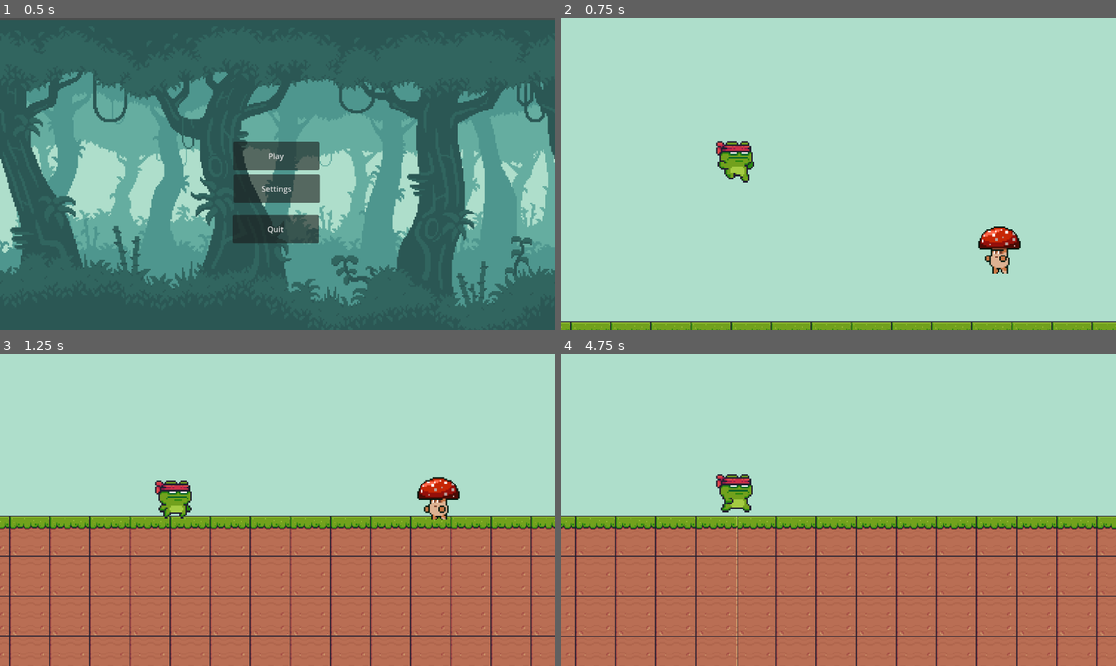
Above: before the commit, frames 1-4 (two rows, left to right).
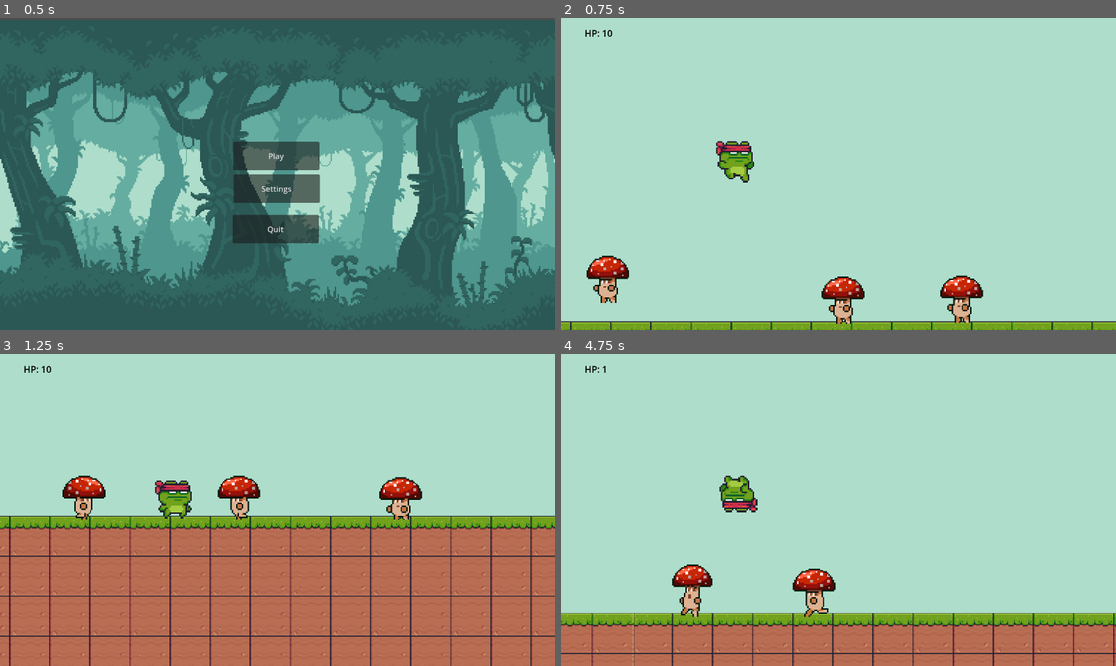
Above: after the commit, the same moments.

Repository: HassanAbdirahin/Frog-game
Game: Godot game, scene res://main.tscn
Same seed, same stepped clock (60 frames per second), same inputs: the game is played once before the commit and once after it.
Inputs:
- Up to frame 1 (0.5 s): no input
- Up to frame 2 (0.75 s): click "Play" at 0.5 s
- Up to frame 3 (1.25 s): no input
- Up to frame 4 (4.75 s): tap Enter (ui_accept) at 1.25, 1.52, 2.27, 3.77, 4.52 s; hold Right (ui_right) 1.28-2.78 s; hold Left (ui_left) 2.78-3.53 s; hold Right (ui_right) from 3.53 s (still down)

Frame 1 is identical in both runs. In frame 2, 3.0% of the frame differs, in the area x 4-83%, y 3-98%; in frame 3, 2.7%; in frame 4, 38%, in the area x 0-100%, y 3-100%.

Commit message:
added health and save & load

Diff:
--- /dev/null
+++ b/HP.gd
@@ -0,0 +1,11 @@
+extends Label
+
+
+# Called when the node enters the scene tree for the first time.
+func _ready():
+	pass # Replace with function body.
+
+
+# Called every frame. 'delta' is the elapsed time since the previous frame.
+func _process(delta):
+	text = "HP: " + str(get_node("../../Player/player").health)
--- a/Player/player.gd
+++ b/Player/player.gd
@@ -3,6 +3,7 @@
 
 const SPEED = 300.0
 const JUMP_VELOCITY = -400.0
+var health = 10;
 
 # Get the gravity from the project settings to be synced with RigidBody nodes.
 var gravity = ProjectSettings.get_setting("physics/2d/default_gravity")
@@ -39,5 +40,9 @@
 	if velocity.y > 0 :
 		anim.play("fall");
 
+	if health <= 0:
+		queue_free();
+		get_tree().change_scene_to_file("res://main.tscn");
+
 
 	move_and_slide()
--- a/game.tscn
+++ b/game.tscn
@@ -1,10 +1,11 @@
-[gd_scene load_steps=8 format=3 uid="uid://cih35vrkcu0um"]
+[gd_scene load_steps=9 format=3 uid="uid://cih35vrkcu0um"]
 
 [ext_resource type="Script" path="res://bg.gd" id="1_12aqc"]
 [ext_resource type="PackedScene" uid="uid://bgdm5h6bc6f2c" path="res://Player/player.tscn" id="1_3747c"]
 [ext_resource type="Texture2D" uid="uid://biubrvn0c2vmt" path="res://Assets/Jungle Asset Pack/parallax background/plx-1.png" id="2_4ykh4"]
 [ext_resource type="Texture2D" uid="uid://dx1p3jqqjleul" path="res://Assets/Terrain/Terrain (16x16).png" id="4_jtv2d"]
 [ext_resource type="PackedScene" uid="uid://dn03qvavy8hlg" path="res://mushroom.tscn" id="5_k5ogy"]
+[ext_resource type="Script" path="res://HP.gd" id="6_ge0i0"]
 
 [sub_resource type="TileSetAtlasSource" id="TileSetAtlasSource_s6gwa"]
 texture = ExtResource("4_jtv2d")
@@ -411,4 +412,31 @@
 [node name="enemy" type="Node2D" parent="."]
 
 [node name="Mushroom" parent="enemy" instance=ExtResource("5_k5ogy")]
-position = Vector2(691.425, 223)
+position = Vector2(649, 278)
+
+[node name="Mushroom2" parent="enemy" instance=ExtResource("5_k5ogy")]
+position = Vector2(516, 279)
+
+[node name="Mushroom3" parent="enemy" instance=ExtResource("5_k5ogy")]
+position = Vector2(862, 276)
+
+[node name="Mushroom4" parent="enemy" instance=ExtResource("5_k5ogy")]
+position = Vector2(976, 236)
+
+[node name="Mushroom5" parent="enemy" instance=ExtResource("5_k5ogy")]
+position = Vector2(252, 256)
+
+[node name="Mushroom6" parent="enemy" instance=ExtResource("5_k5ogy")]
+position = Vector2(1111, 262)
+
+[node name="UI" type="CanvasLayer" parent="."]
+
+[node name="HP" type="Label" parent="UI"]
+offset_left = 49.0
+offset_top = 18.0
+offset_right = 166.0
+offset_bottom = 77.0
+theme_override_colors/font_color = Color(0, 0, 0, 1)
+theme_override_font_sizes/font_size = 19
+text = "hello"
+script = ExtResource("6_ge0i0")
--- /dev/null
+++ b/global/game.gd
@@ -0,0 +1,4 @@
+extends Node
+
+var playerHP = 10;
+var coins = 0;
--- /dev/null
+++ b/global/util.gd
@@ -0,0 +1,21 @@
+extends Node
+
+var SAVE_PATH = "res://savegame.bin";
+
+func saveGame():
+	var file = FileAccess.open(SAVE_PATH, FileAccess.WRITE);
+	var data: Dictionary = {
+		"playerHP": Game.playerHP,
+		"coins": Game.coins
+	}
+	var jstr = JSON.stringify(data);
+	file.store_line(jstr);
+
+func loadGame():
+	var file = FileAccess.open(SAVE_PATH, FileAccess.READ);
+	if FileAccess.file_exists(SAVE_PATH) == true:
+		if not file.eof_reached():
+			var current_line = JSON.parse_string(file.get_line())
+			if current_line:
+				Game.playerHP = current_line["playerHP"]
+				Game.coins = current_line["coins"];
--- a/main.gd
+++ b/main.gd
@@ -1,6 +1,8 @@
 extends Node2D
 
-
+func _ready():
+	Util.saveGame();
+	Util.loadGame();
 
 func _on_quit_pressed():
 	get_tree().quit();
--- a/mushroom.gd
+++ b/mushroom.gd
@@ -43,6 +43,16 @@
 
 func _on_player_detection_2_body_entered(body):
 	if body.name == "player":
+		death();
+
+func _on_player_collision_body_entered(body):
+	if body.name == "player":
+		body.health -= 3;
+		death();
+
+func death():
+		Game.coins += 5;
+		Util.saveGame();
 		chase = false;
 		get_node("AnimatedSprite2D").play("death")
 		await get_node("AnimatedSprite2D").animation_finished;;
--- a/mushroom.tscn
+++ b/mushroom.tscn
@@ -276,6 +276,9 @@
 [sub_resource type="RectangleShape2D" id="RectangleShape2D_io6ei"]
 size = Vector2(15, 37)
 
+[sub_resource type="RectangleShape2D" id="RectangleShape2D_8sysj"]
+size = Vector2(29, 36.5)
+
 [node name="Mushroom" type="CharacterBody2D"]
 script = ExtResource("1_xe88c")
 
@@ -288,9 +291,7 @@
 position = Vector2(0, -29.295)
 scale = Vector2(1.6, 1.6)
 sprite_frames = SubResource("SpriteFrames_n24hv")
-animation = &"death"
-frame = 10
-frame_progress = 1.0
+animation = &"idle"
 
 [node name="PlayerDetection" type="Area2D" parent="."]
 visible = false
@@ -301,9 +302,17 @@
 [node name="PlayerDeath" type="Area2D" parent="."]
 
 [node name="CollisionShape2D" type="CollisionShape2D" parent="PlayerDeath"]
-position = Vector2(-2, -9)
+position = Vector2(0, -9)
 shape = SubResource("RectangleShape2D_io6ei")
+
+[node name="PlayerCollision" type="Area2D" parent="."]
+metadata/_edit_lock_ = true
+
+[node name="CollisionShape2D" type="CollisionShape2D" parent="PlayerCollision"]
+position = Vector2(-0.5, 3.75)
+shape = SubResource("RectangleShape2D_8sysj")
 
 [connection signal="body_entered" from="PlayerDetection" to="." method="_on_player_detection_body_entered"]
 [connection signal="body_exited" from="PlayerDetection" to="." method="_on_player_detection_body_exited"]
 [connection signal="body_entered" from="PlayerDeath" to="." method="_on_player_detection_2_body_entered"]
+[connection signal="body_entered" from="PlayerCollision" to="." method="_on_player_collision_body_entered"]
--- a/project.godot
+++ b/project.godot
@@ -15,6 +15,11 @@
 config/features=PackedStringArray("4.2", "Mobile")
 config/icon="res://icon.svg"
 
+[autoload]
+
+Game="*res://global/game.gd"
+Util="*res://global/util.gd"
+
 [rendering]
 
 textures/canvas_textures/default_texture_filter=0
Binary file added: Assets/coin-Sheet.png
Not shown, added: Assets/coin-Sheet.png.import
Not shown: 1 places in mushroom.tscn that only renumber resources
Not shown, added: savegame.bin
